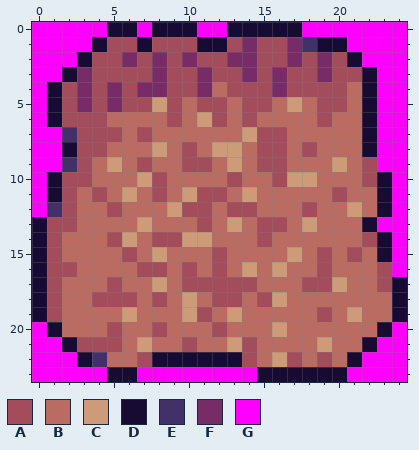
Pixel-art sprite -- Images/Objects/clay.png. Above is the file before it was changed.
The file is 25x24 pixels.
Palette (. is transparent): A #a34c5c  B #ba6c62  C #ce9b79  D #170a33  E #413168  F #772c67  G #ff00ff
Pixels before, first column x 0:
 0 GGGGGDDGDDDGGDDDDDGGGGGGG
 1 GGGGDAADAAADDAFAAFEDDGGGG
 2 GGGDAAFAFAFAAFFAAFAFADGGG
 3 GGDFAAAAFAAFAAFAFAAFAADGG
 4 GDAFAFAFFAAFBAAAFAAAABDGG
 5 GDAFAFAACABAABAABCBAABDGG
 6 GDAAABBBBABCABABBBBABBDGG
 7 GGEAAABABBBBBBCAABBBBBDGG
 8 GGDAABBBCBABCCBAABABBBDGG
 9 GGEABCBABBAABCBAABBBCBAGG
10 GDAABBBCABBBBABBACCBBBADG
11 GDABABCBABCAABCBBBBBABBDG
12 GEABBABBBCAABAABBBABBCBDG
13 DAABBBBCBBBABCBAABCBBBDGG
14 DABBBACBAACCBBBABBBBBBADG
15 DABBBBABCBBBABBBBCBABABDG
16 DAABBBBAABABABCBCBBABBBAG
17 DABBBABBCBAAAAABBBAACBBAD
18 DABBAAABABCBAABACBBBBBBBD
19 DABBBBCBBBCABCBBBBBABCBBD
20 GDBBBABBABBBABBBCBBBBBBDG
21 GGDAAABCBBABBCABBBBCBBDGG
22 GGGDEBBADDDDDDABCABABDGGG
23 GGGGGDDGGGGGGGGDDDDDDGGGG
After the commit:
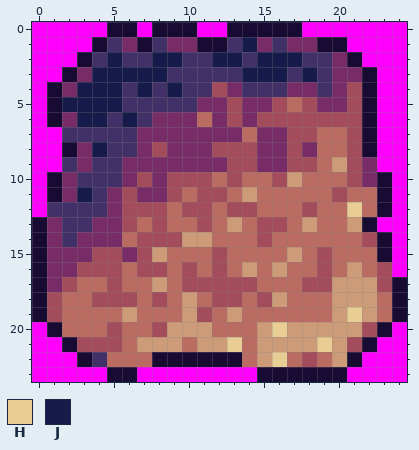
Colours new in this view: H #e8ce94  J #161b4c
What changed:
Changed rows in their new state; - is an unchanged pixel.
first column x 1:
 1 ----EF-EFF--EJFE-F----
 2 ---EJEEJJEEJJEJJJEEF--
 3 ---JJJJJEEEEEJJJEJEFF-
 4 -FJJJEJEJEEAFEEEFFEFA-
 5 -JJJJEEEEEFFAFFABAFFA-
 6 -FJJEJEFFFBFAFAAAA-AA-
 7 --EEEEFFFFFFFBFFAA--A-
 8 --FJEEFAFFFAAAFFAF--A-
 9 --FEEFFFFFFFAAFFAA--AF
10 -FEEEFAFAAA------B--AF
11 -FJEFAFFAB------------
12 -EEEFAAAB-----------H-
13 FEEFFABA------------C-
14 FEFFFBA---------------
15 FFFAAFA-------------B-
16 FFAAA---------------C-
17 FA------------------CC
18 -------------------CCC
19 ------------------BCHC
20 --------CCCB--CHCCCCCA
21 -------CCBCCHBCCCCHCA-
22 ------B------BCHBABC--
Where, in picture pixels (left, top, right, bottom), the same in both pictures:
changed: (47, 37, 377, 367)
